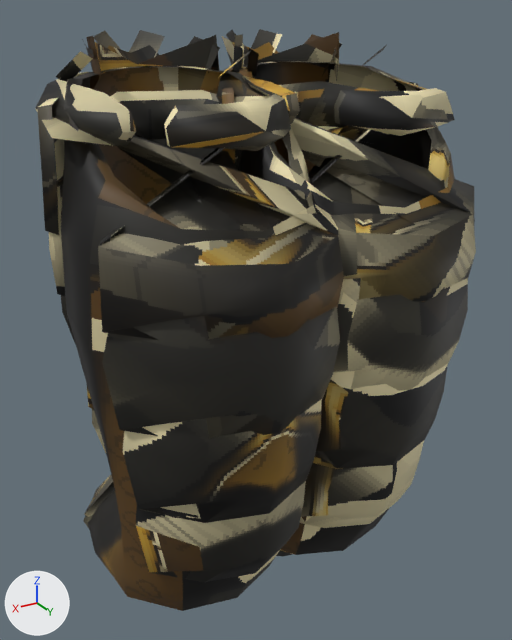
Before and after pictures for a commit that changed the glTF model assets/modeles/armures/sol/bottes_or_enchante.glb.
Before and after are seen from a 50 mm camera at (0.32, 0.563, 0.569) aimed at (-0.012, 0.011, 0.293). Every picture has the same lights, and +X, +Y and +Z are marked at lower left. The picture after the commit comes second. Vertices at exactly the same position are counted once.

The first picture shows 'bottes_or.001'.
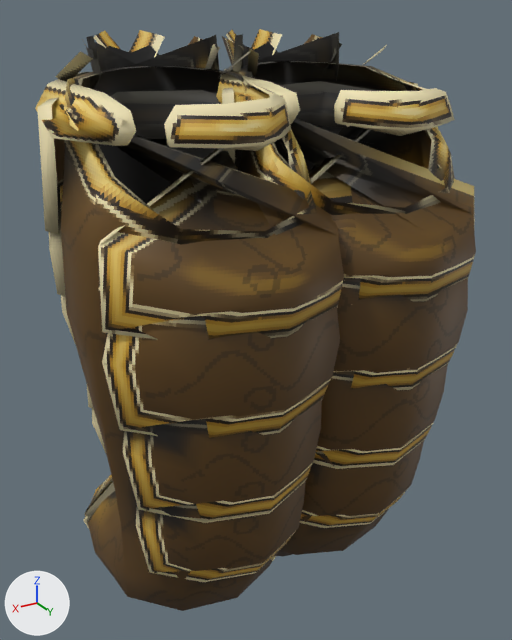
The newer file is also turned or shifted as a whole; pictures and numbers use the older file's frame.

What differs and where, as boxes [x1, y1, x2, y2] in the pictures (512 x 640 px):
part 1 of me_bottes_or_002, added: after [344, 122, 441, 170]
part 2 of me_bottes_or_002, added: after [98, 116, 128, 290]
part 3 of me_bottes_or_002, surface changed: [35, 29, 476, 611] in both

What changed in the scene script:
```text
Change me_bottes_or_002:
    used by ob_bottes_or_001; location = (0.0, 0.0, 0.0)
    verts and faces of me_bottes_or_002; kept vertices keep their numbers, new ones are numbered from 1522
    remove me_bottes_or_002.from_pydata(...)  # 1522 vertices, 2474 faces; spans x -0.185..0.186, y -0.167..0.189, z 0.0..0.557
    add me_bottes_or_002.from_pydata(...)  # 1562 vertices, 2504 faces; spans x -0.185..0.186, y -0.167..0.189, z 0.0..0.557
    me_bottes_or_002 part 1
    20 vertices are added at x -0.141..0.025, y 0.01..0.128, z 0.374..0.495
    15 new faces join them
    me_bottes_or_002 part 2
    add verts[1530] = (0.175, 0.118, 0.399)
    add verts[1531] = (0.177, 0.125, 0.396)  # pixel (102, 294)
    add verts[1532] = (0.177, 0.124, 0.403)  # pixel (102, 283)
    add verts[1533] = (0.179, 0.122, 0.399)  # pixel (98, 288)
    add verts[1538] = (0.139, 0.094, 0.504)  # pixel (127, 120)
    add verts[1539] = (0.145, 0.092, 0.507)  # pixel (117, 116)
    add verts[1540] = (0.145, 0.096, 0.501)  # pixel (120, 126)
    add verts[1541] = (0.144, 0.097, 0.505)  # pixel (122, 119)
    add faces += [(1530, 1531, 1533), (1531, 1532, 1533), (1530, 1533, 1532), (1538, 1539, 1541), (1539, 1540, 1541), (1538, 1541, 1540)]
    me_bottes_or_002 part 3: 2468 kept faces spanning x -0.185..0.186, y -0.167..0.189, z 0.0..0.557 get new texture (UV) coordinates
    other edits to the shape of me_bottes_or_002 do not show in these pictures
```
